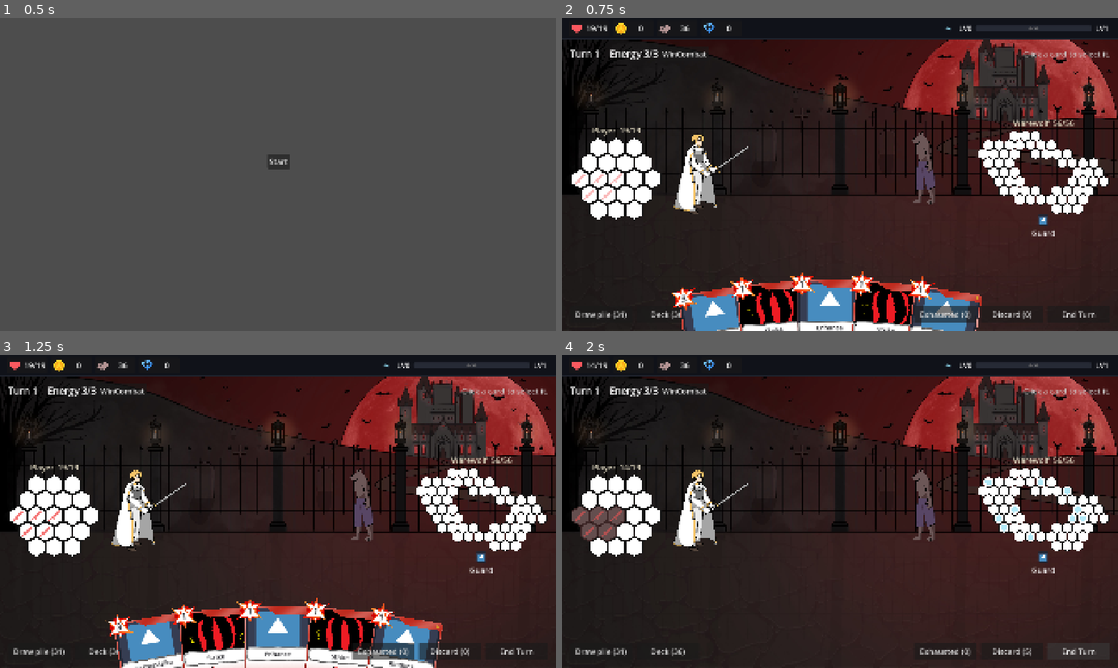
Above: before the commit, frames 1-4 (two rows, left to right).
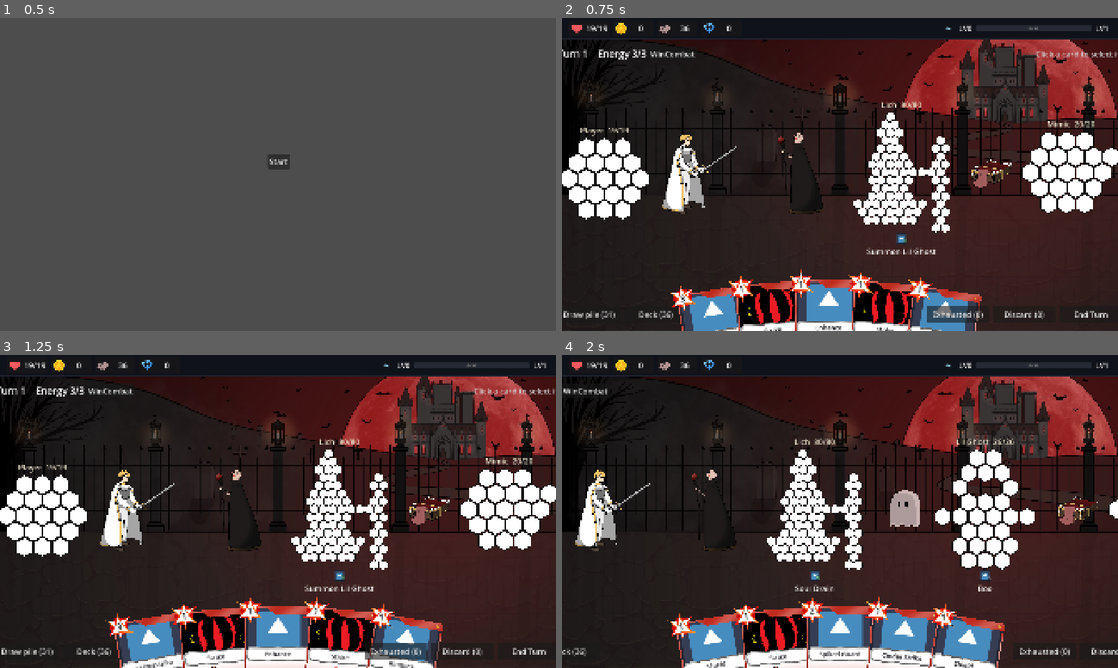
Above: after the commit, the same moments.

Repository: himaiayas/hex-sts
Game: Godot game, scene res://scenes/mainmenu.tscn
Same seed, same stepped clock (60 frames per second), same inputs: the game is played once before the commit and once after it. The engine's default icon, where the game draws it, is replaced by a stand-in: a white triangle on a blue panel in a dark square.
Inputs:
- Up to frame 1 (0.5 s): no input
- Up to frame 2 (0.75 s): click "Start" at 0.5 s
- Up to frame 3 (1.25 s): no input
- Up to frame 4 (2 s): click "End Turn" at 1.25 s

Frame 1 is identical in both runs. In frame 2, 15% of the frame differs, in the area x 0-100%, y 10-100%; in frame 3, 14%; in frame 4, 26%, in the area x 0-100%, y 2-100%.

Commit message:
feat: add the Lich's Summon, Soul Drain, Bone Storm and its Mimic

Diff:
--- a/scripts/combat/combat_scene.gd
+++ b/scripts/combat/combat_scene.gd
@@ -148,10 +148,11 @@
 	_intent_labels.insert(i, intent_label)
 
 
-## A spawned enemy takes in_place_of's place on screen, with a flash.
+## A spawned enemy appears with a flash, in in_place_of's place if it has one.
 func _on_enemy_spawned(enemy: CombatUnit, in_place_of: CombatUnit) -> void:
 	_add_enemy(enemy)
-	_view_for(in_place_of).get_parent().hide()
+	if in_place_of:
+		_view_for(in_place_of).get_parent().hide()
 	_flash_sprite(_sprite_for(enemy))
 
 
@@ -727,14 +728,14 @@
 
 ## The enemy being built, fought in every normal and elite room (and on F6) until it's done.
 ## null = the usual line-ups.
-static var testing: Script = Warewolf
+static var testing: Script = Lich
 
 ## Each floor's monsters: NORMALS[0] / ELITES[0] are floor 1. Floors past the end reuse the last one.
 static var NORMALS: Array = [
 	[Slime, Goblin, Vermin, Hound, Ogre, MagicGolem, DarkElf, Griffin],
 	[Skeleton, Bat, Zombie, JackOLantern, LilGhost, Mummy, Warewolf],
 ]
-static var ELITES: Array = [[Hydra], [Frangenstein]]
+static var ELITES: Array = [[Hydra], [Frangenstein, Lich]]
 
 
 ## The floor whose monster lists have script, or 0.
@@ -752,9 +753,11 @@
 		return enemies
 	if testing:
 		enemies.append(testing.new())
+		enemies.append_array(enemies[0].companions)
 		return enemies
 	var pools: Array = ELITES if room_type == Enum.RoomType.ELITE_COMBAT else NORMALS
 	enemies.append(pools[mini(RunState.dungeon_floor, pools.size()) - 1].pick_random().new())
+	enemies.append_array(enemies[0].companions)
 	return enemies
 
 
--- a/scripts/combat/combat_state.gd
+++ b/scripts/combat/combat_state.gd
@@ -1,7 +1,7 @@
 class_name CombatState
 extends RefCounted
 
-signal enemy_spawned(enemy: CombatUnit, in_place_of: CombatUnit)  # the scene shows it in in_place_of's slot
+signal enemy_spawned(enemy: CombatUnit, in_place_of: CombatUnit)  # the scene shows it in in_place_of's slot, or beside when null
 
 
 # Temporary state for combat encounter
@@ -100,11 +100,11 @@
 	await start_turn()
 
 
-## Adds enemy mid-fight, right after in_place_of, which leaves the field (Slime's Split).
-## It plans its first move at the next player turn.
-func spawn(enemy: CombatUnit, in_place_of: CombatUnit) -> void:
-	enemies.insert(enemies.find(in_place_of) + 1, enemy)
-	enemy_spawned.emit(enemy, in_place_of)
+## Adds enemy mid-fight, right after next_to. With replace, next_to leaves the field (Slime's Split);
+## without, it stays (Lich's Summon). The new enemy plans its first move at the next player turn.
+func spawn(enemy: CombatUnit, next_to: CombatUnit, replace := true) -> void:
+	enemies.insert(enemies.find(next_to) + 1, enemy)
+	enemy_spawned.emit(enemy, next_to if replace else null)
 
 
 func can_play(card: BaseCard) -> bool:
--- a/scripts/enemies/base_enemy.gd
+++ b/scripts/enemies/base_enemy.gd
@@ -5,6 +5,7 @@
 var idle_frames: Array[Texture2D] = []  # looped instead of sprite when set (bosses)
 var image_size := Vector2(300, 300)  # the sprite's slot in combat
 var tint := Color.WHITE  # multiplies the sprite, e.g. the Warewolf's Wolf form
+var companions: Array[CombatUnit] = []  # fought beside it from the start (the Lich's Mimic)
 ## Where its moves' hit images play, in global coords at 1920x1080. Empty = over the target's grid.
 ## ponytail: fixed for 16:9; derive it from the sprites' positions if wider screens need it.
 var hit_vfx_area := Rect2()
--- a/scripts/enemies/enemy_check.gd
+++ b/scripts/enemies/enemy_check.gd
@@ -1,6 +1,6 @@
 extends SceneTree
 
-## Headless check for BaseEnemy / Slime / Goblin / Vermin / Hound / Ogre / Magic Golem / Dark Elf / Griffin / Hydra / Skeleton / Bat / Zombie / Frangenstein / Jack O Lantern / Lil Ghost / Mummy / Warewolf / Dragon / Dracula / Ramiel. Exit code = number of failures.
+## Headless check for BaseEnemy / Slime / Goblin / Vermin / Hound / Ogre / Magic Golem / Dark Elf / Griffin / Hydra / Skeleton / Bat / Zombie / Frangenstein / Jack O Lantern / Lil Ghost / Mummy / Warewolf / Lich / Dragon / Dracula / Ramiel. Exit code = number of failures.
 ## godot --headless --path . -s res://scripts/enemies/enemy_check.gd
 
 var _failures := 0
@@ -51,6 +51,7 @@
 	await _check_lil_ghost(combat)
 	await _check_mummy(combat)
 	await _check_warewolf(combat)
+	await _check_lich(combat)
 	await _check_dragon(combat)
 	await _check_dracula(combat)
 	await _check_ramiel(combat)
@@ -784,6 +785,58 @@
 	combat.playing = null
 	_check(_cells_with(wolf, Enum.HealthTileEnum.DAMAGED) == before + 2 + FullMoonPower.EXTRA, "a new Attack card should add the extra hits again")
 	_check(not FullMoonPower.new().show_amount and not NewMoonPower.new().show_amount, "moon badges shouldn't show an amount")
+
+
+
+func _check_lich(combat: CombatState) -> void:
+	var lich := Lich.new()
+	combat.enemies = [lich, lich.mimic]
+	var player := combat.player
+	_check(lich.companions == [lich.mimic] and lich.mimic.health.size() == 20, "the lich should bring a 20-tile Mimic")
+	_check(lich.power_amount(RegenPower) == Lich.REGEN, "the lich should start with Regen %d" % Lich.REGEN)
+
+	# Summon (a Lil Ghost beside it) -> Soul Drain (Fracture 4) -> Bone Storm (3 hits).
+	var names: Array[String] = []
+	for i in 3:
+		_heal(player)
+		lich.plan(combat)
+		var action := lich.intent_actions[0]
+		names.append(action.action_name)
+		var expect := {}
+		for part in action.parts:
+			for cell in _covered(player, part):
+				expect[cell] = true
+		await lich.take_turn(combat)
+		if action is LichSummon:
+			_check(combat.enemies.size() == 3 and combat.enemies[1] is LilGhost and lich.summons.size() == 1, "summon should add a Lil Ghost beside the lich")
+		elif action.action_name == "Soul Drain":
+			var fractured := player.health.values().filter(func(t: HealthTile) -> bool: return t.has_effect(FractureTileEffect)).size()
+			_check(fractured == 4, "soul drain should fracture 4, fractured %d" % fractured)
+		else:
+			_check(_cells_with(player, Enum.HealthTileEnum.DAMAGED) == expect.size(), "bone storm didn't damage what its intent showed")
+	_check(names == ["Summon Lil Ghost", "Soul Drain", "Bone Storm"], "lich order: %s" % [names])
+
+	# While its ghost is alive, Soul Drain replaces the Summon.
+	lich.plan(combat)
+	_check(lich.intent_actions[0].action_name == "Soul Drain", "a live ghost should skip the summon: %s" % _rows(lich))
+
+	# Regen heals 5 while the Mimic stands; destroying the Mimic takes it away.
+	_heal(lich)
+	var cells: Array = lich.health.keys()
+	for i in 10:
+		lich.health[cells[i]].hp = Enum.HealthTileEnum.DAMAGED
+	await lich.on_turn_start(combat)
+	await lich.on_turn_end(combat)
+	_check(_cells_with(lich, Enum.HealthTileEnum.DAMAGED) == 10 - Lich.REGEN, "regen should heal %d" % Lich.REGEN)
+	for cell in lich.mimic.health:
+		lich.mimic.damage_health_tile(combat, cell)
+	_check(lich.power_amount(RegenPower) == 0, "destroying the mimic should end the regen")
+
+	# The lich's death takes its ghosts and Mimic with it: the fight is won.
+	_check(not combat.is_won(), "won with the lich alive")
+	for cell in lich.health:
+		lich.damage_health_tile(combat, cell)
+	_check(combat.is_won(), "killing the lich should win the fight")
 
 
 
--- a/scripts/enemies/floor_2/lich/lich.gd
+++ b/scripts/enemies/floor_2/lich/lich.gd
@@ -1,7 +1,17 @@
 class_name Lich
 extends BaseEnemy
 
-## Floor 2, Elite.
+## Floor 2, Elite. Cycles Summon Lil Ghost -> Soul Drain -> Bone Storm; while its ghost is alive,
+## Soul Drain replaces the Summon. Phylactery: a Mimic fights beside it, and while the Mimic
+## stands it has Regen REGEN. When the Lich dies, the Mimic and its ghosts die with it.
+
+const MAX_GHOSTS := 1
+const REGEN := 5
+
+var mimic: Mimic
+var summons: Array[LilGhost] = []
+
+var _soul_drain: EnemyHit
 
 
 func _init() -> void:
@@ -24,4 +34,39 @@
 	]
 	super("Lich", CombatUnit.make_hex_health(coords))
 	sprite = preload("res://assets/enemies/floor_2/lich.png")
-	actions = []
+	var fracture: Array[BaseActionTile] = [ApplyEffectTile.new(Vector2i.ZERO, FractureTileEffect.new())]
+	_soul_drain = EnemyHit.new("Soul Drain", "Fracture 4 random tiles.", fracture, 4)
+	_soul_drain.action_type = Enum.BaseEnemyActionEnum.DEBUFF
+	# Two rows of 4.
+	var bones: Array[BaseActionTile] = []
+	for r in 2:
+		for q in 4:
+			bones.append(DamageTile.new(Vector2i(q - r, r)))
+	actions = [
+		LichSummon.new(),
+		_soul_drain,
+		EnemyHit.new("Bone Storm", "Hit 8 tiles 3 times.", bones, 3),
+	]
+	p1_cycle = [0, 1, 2]
+	statuses.append(RegenPower.new(REGEN))
+	mimic = Mimic.new(self)
+	companions = [mimic]
+
+
+func _choose_actions() -> Array[BaseEnemyAction]:
+	var chosen := super()
+	if chosen[0] is LichSummon and summons.filter(func(g: LilGhost) -> bool: return not g.is_dead()).size() >= MAX_GHOSTS:
+		return [_soul_drain]
+	return chosen
+
+
+## When it dies, its Mimic and ghosts go with it: gone, not hit, so no animation and no triggers.
+func fire_at(trigger: Enum.Trigger, combat: CombatState, cell: Vector2i) -> void:
+	super(trigger, combat, cell)
+	if trigger != Enum.Trigger.ON_HIT or not is_dead():
+		return
+	var linked: Array[CombatUnit] = [mimic]
+	linked.append_array(summons)
+	for unit in linked:
+		for tile in unit.health.values():
+			tile.hp = Enum.HealthTileEnum.DAMAGED
--- /dev/null
+++ b/scripts/enemies/floor_2/lich/lich_summon.gd
@@ -0,0 +1,17 @@
+class_name LichSummon
+extends BaseEnemyAction
+
+## Summons a Lil Ghost beside the Lich. It plans at the next player turn, so it doesn't attack until
+## the enemy turn after.
+
+
+func _init() -> void:
+	super(Enum.BaseEnemyActionEnum.BUFF, "Summon Lil Ghost", 1.0)
+	description = "Summon a Lil Ghost."
+
+
+func execute(combat: CombatState, owner: CombatUnit) -> void:
+	var ghost := LilGhost.new()
+	ghost.image_size = Vector2(150, 150)  # half the usual, to fit beside the Lich
+	(owner as Lich).summons.append(ghost)
+	combat.spawn(ghost, owner, false)
--- /dev/null
+++ b/scripts/enemies/floor_2/lich/mimic.gd
@@ -0,0 +1,25 @@
+class_name Mimic
+extends BaseEnemy
+
+## The Lich's Phylactery: a 20-tile object with no moves, fought beside it. While it stands the Lich
+## has Regen; destroying it takes the Regen away.
+
+var _lich: WeakRef  # weak: the Lich holds the Mimic, so a strong ref back would keep both alive forever
+
+
+func _init(lich: BaseEnemy) -> void:
+	var coords: Array[Vector2i] = [Vector2i(3, -1)]  # a radius-2 hexagon and one more
+	for q in range(-2, 3):
+		for r in range(maxi(-2, -q - 2), mini(2, -q + 2) + 1):
+			coords.append(Vector2i(q, r))
+	super("Mimic", CombatUnit.make_hex_health(coords))
+	sprite = preload("res://assets/enemies/floor_2/mimic.png")
+	image_size = Vector2(150, 150)  # half the usual
+	_lich = weakref(lich)
+
+
+func fire_at(trigger: Enum.Trigger, combat: CombatState, cell: Vector2i) -> void:
+	super(trigger, combat, cell)
+	var lich: BaseEnemy = _lich.get_ref()
+	if trigger == Enum.Trigger.ON_HIT and is_dead() and lich:
+		lich.statuses.assign(lich.statuses.filter(func(p: BaseEffect) -> bool: return not p is RegenPower))
Not shown, added: scripts/enemies/floor_2/lich/lich_summon.gd.uid
Not shown, added: scripts/enemies/floor_2/lich/mimic.gd.uid
